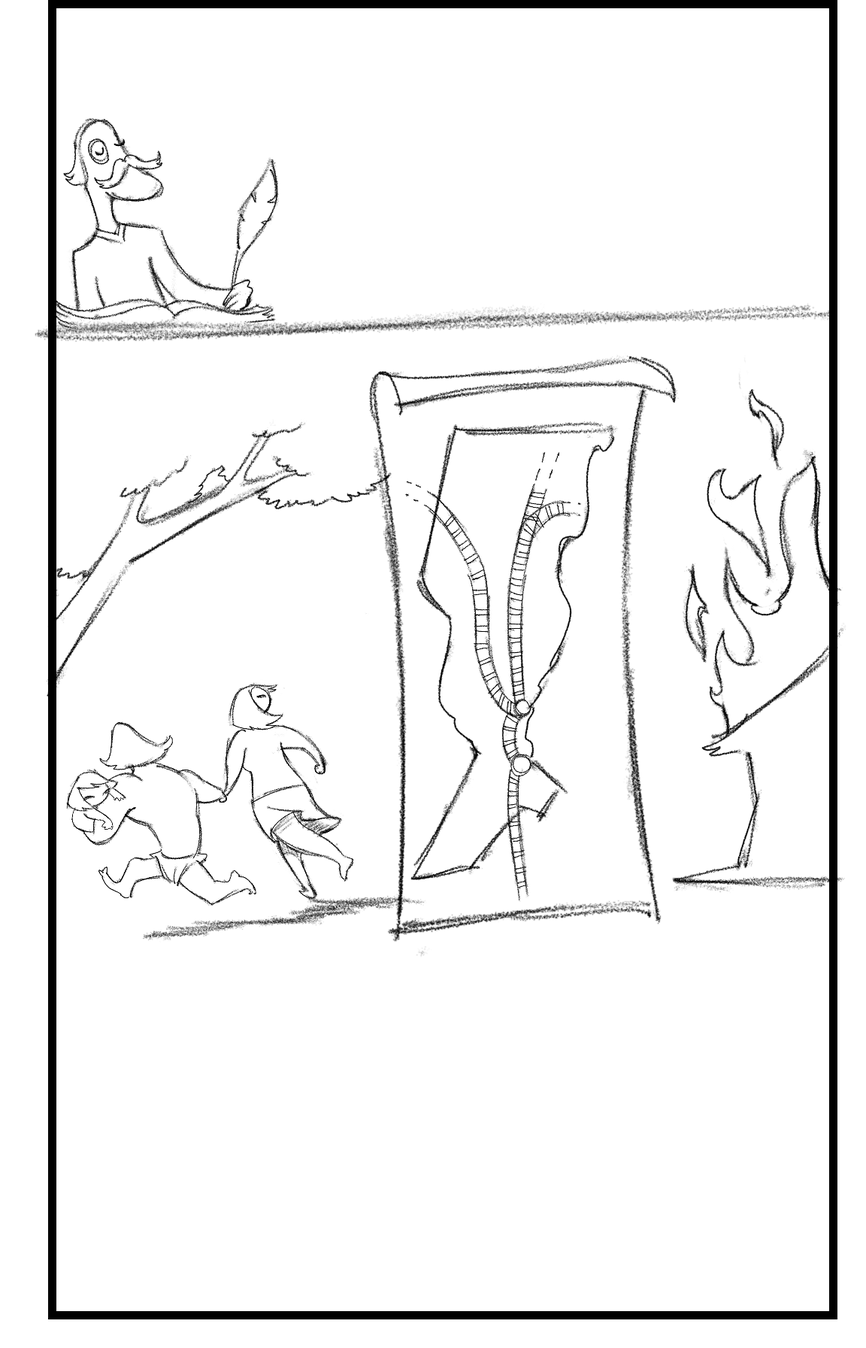
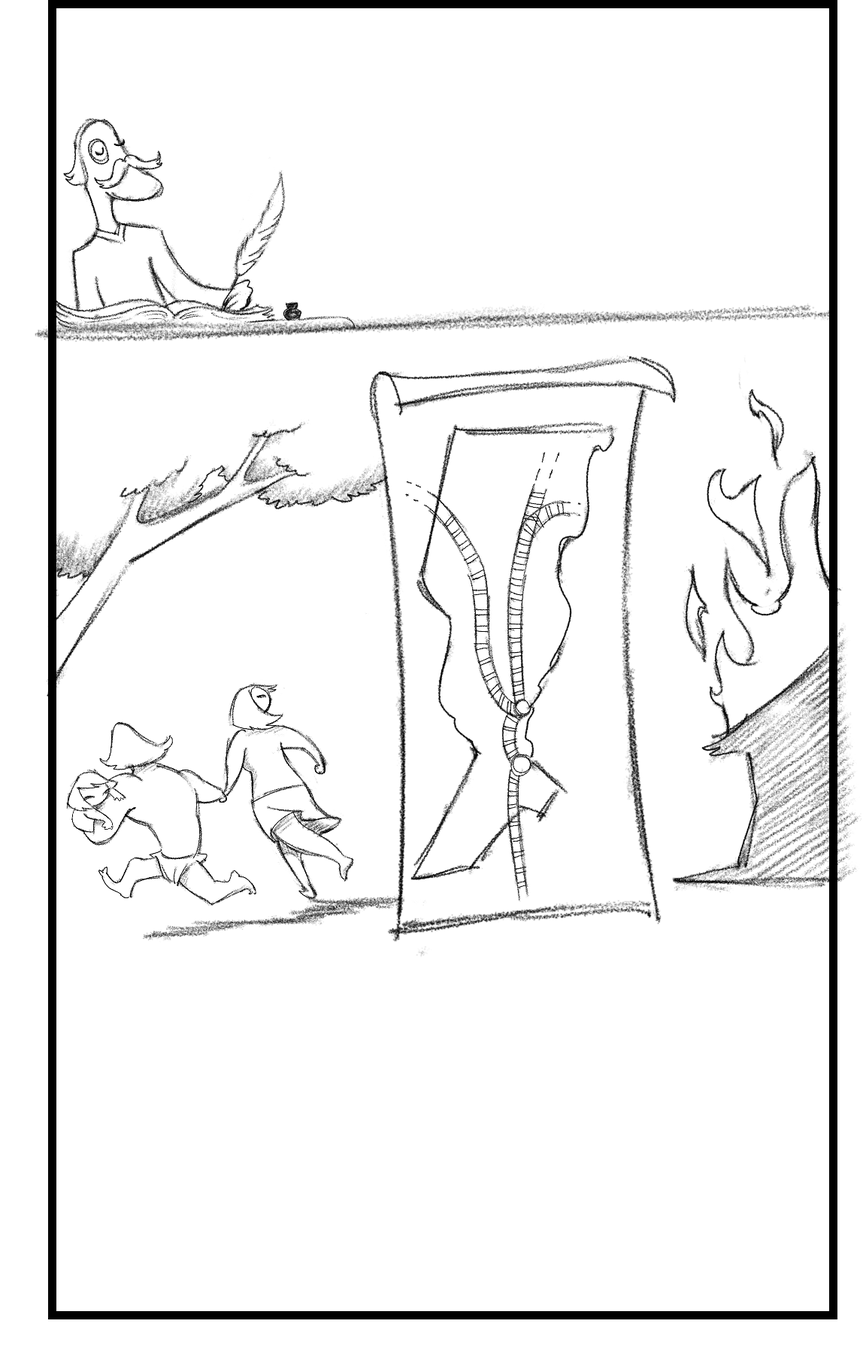
The second 866px x 1348px image is a revision of the first. Changes to its layers:
painted on (unnamed layer) over <box>56,157,863,910</box>
